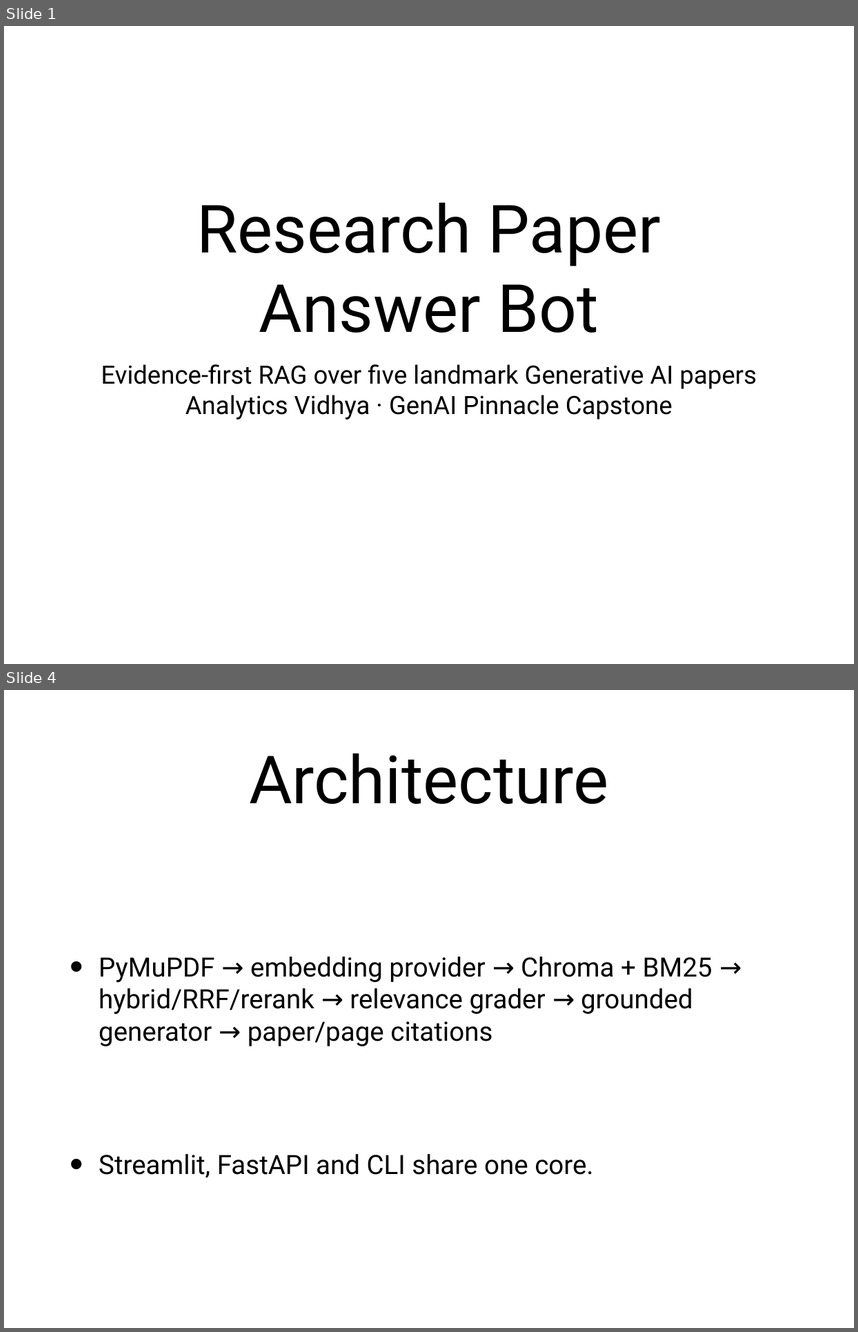
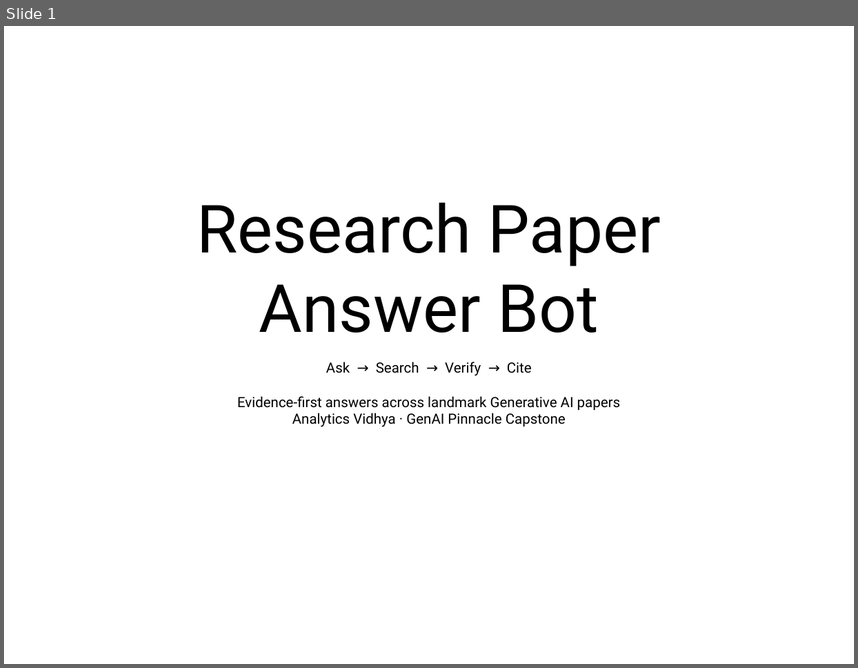
Before and after one commit to dineshshan10/Research_Paper_Capstone, a slide deck: docs/Research_Paper_Capstone_Presentation.pptx. Shown one above the other, each under a label of ours: slides 1 and 4 before the commit, slide 1 after it; the slides between them are not shown. The pictures are 858x1332 and 858x668 pixels, drawn with LibreOffice and Linux fonts; fonts in the diff are those of the drawing. Boxes give left, top, right and bottom in pixels: in the first picture for what was removed or moved away, otherwise in the second. Text is boxed around its words. In the diff, an @@ line names an element or a change of style, - is before the commit and + after.

Commit message:
Redesign capstone presentation

```diff
--- a/docs/Research_Paper_Capstone_Presentation.pptx
+++ b/docs/Research_Paper_Capstone_Presentation.pptx
@@ slide 4 removed at box(4, 690, 854, 1328), background #FFFFFF @@
@@ title removed at box(249, 753, 608, 804) @@
-Architecture
@@ text removed at box(99, 956, 713, 1177) @@
-• PyMuPDF → embedding provider → Chroma + BM25 → hybrid/RRF/rerank → relevance grader → grounded generator → paper/page citations
-• Streamlit, FastAPI and CLI share one core.
@@ slide 1 changed as well @@
@@ subtitle at box(237, 361, 620, 410): text changed; size 30.3 to 17 pt @@
-Evidence-first RAG over five landmark Generative AI papers
+Ask → Search → Verify → Cite
+Evidence-first answers across landmark Generative AI papers
@@ subtitle at box(292, 412, 566, 427): size 30.3 to 17 pt in "Analytics Vidhya · GenAI Pinnacle Capstone" @@
```
Also in this commit, not shown: 4 other slides changed, 5 slides added, 4 other slides removed, 1 other file.
